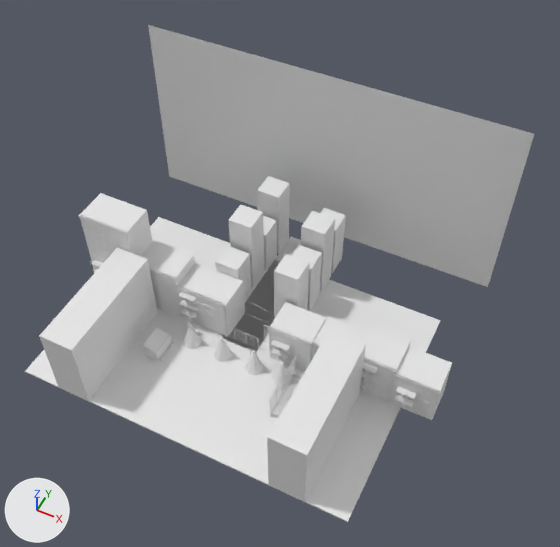
Before and after pictures for a commit that changed the glTF model assets/arena_alley.glb.
Both versions are drawn from a 50 mm camera at (48.9, -71.2, 125.0) aimed at (5.8, 14.9, 17.4). Arrows for +X, +Y and +Z are at lower left; the lights stay in place. The older version comes first. Vertices at exactly the same position are counted once.

Objects in the first picture: 'BEAM', 'GLOW', 'SOLID'.
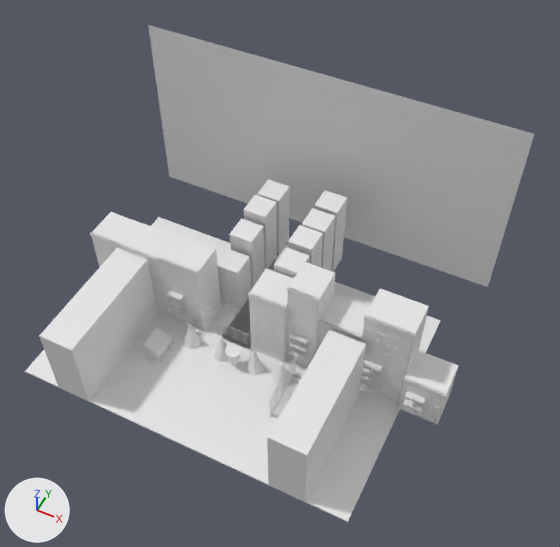
What differs and where, as boxes [x1, y1, x2, y2] in the pictures (560 x 547 px; the box of a moved part takes in the faces that stretch with it):
'SOLID', reshaped
    before: [25, 176, 452, 522]
    after: [25, 179, 459, 522]
part 1 of me_solid_001, added
    after: [91, 212, 143, 267]
part 2 of me_solid_001, moved or reshaped
    before: [233, 372, 243, 380]
    after: [236, 367, 246, 376]
part 3 of me_solid_001, deleted
    before: [78, 193, 452, 420]
part 4 of me_solid_001, built on
    before: [190, 176, 346, 374]
    after: [90, 179, 459, 424]

The change, as a diff of the scene's bpy script:
```diff
--- a/assets/arena_alley.glb.py
+++ b/assets/arena_alley.glb.py
@@ me_solid_001 @@
 # used by ob_solid; location = (0.0, 0.0, 0.0)
-me_solid_001.from_pydata(...)  # 6279 vertices, 17152 faces; spans x -34.1..40.3, y -16.0..40.0, z -0.3..21.0
+me_solid_001.from_pydata(...)  # 8819 vertices, 21048 faces; spans x -34.1..41.5, y -16.0..40.0, z -0.3..21.1
+# me_solid_001 part 1: a new loose piece, a box spanning x -34.0..-24.4, y 9.9..16.9, z 0.0..14.5, in mat_solid_001
+# me_solid_001 part 2: the loose piece of 40 vertices spanning x 2.5..4.5, y 0.5..2.5, z 0.0 is moved by (0.0, 1.1, 0.0)
+# me_solid_001 part 3: 241 loose pieces with 2500 vertices, spanning x -34.1..40.3, y -4.1..16.1, z 0.0..21.0, are deleted
+# me_solid_001 part 4: 60 vertices removed from x -9.0..9.0, y -2.2..39.0, z 0.0..18.6; 4876 vertices added at x -34.1..41.5, y -2.4..39.0, z 0.0..21.1
+# other edits to the shape of me_solid_001 do not show in these pictures
 me_solid_001.materials.append(mat_solid_001)
```
